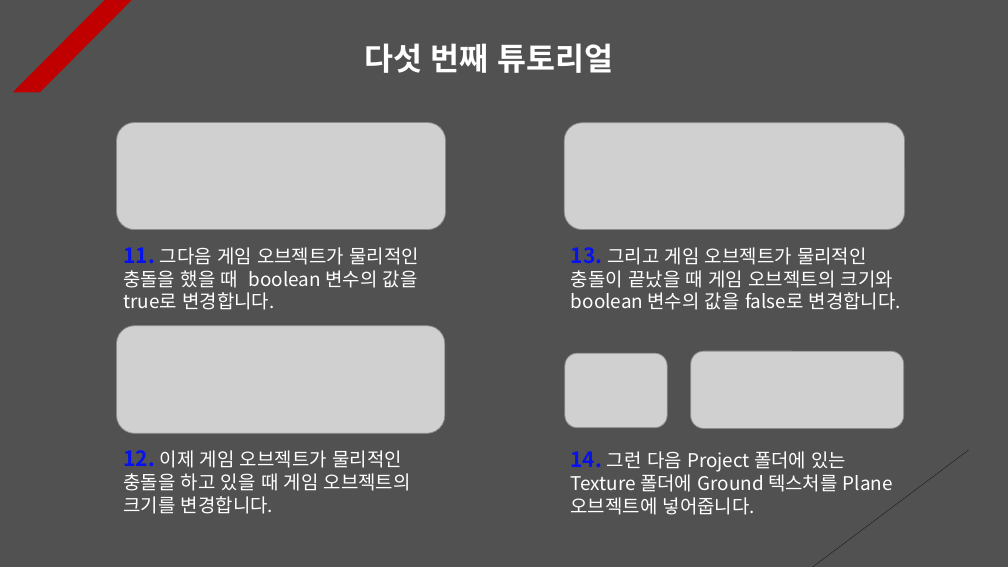
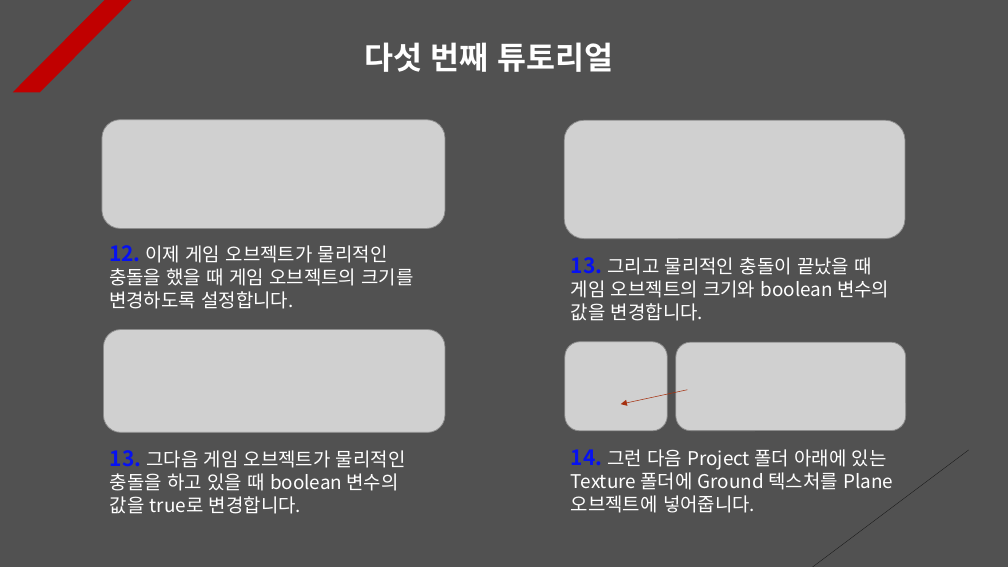
Before and after one commit to Unity2033/3D-UnityEngine, a slide deck: slide 5 of Assets/Class/Collision/PPT Data/Collision Example.pptx. Drawn at 1008x567 pixels with LibreOffice and Linux fonts; fonts in the diff are those of the drawing; grey boxes stand for pictures. Boxes give left, top, right and bottom in pixels: in the first picture for what was removed or moved away, otherwise in the second. Text is boxed around its words. In the diff, an @@ line names an element or a change of style, - is before the commit and + after.

```diff
--- a/Assets/Class/Collision/PPT Data/Collision Example.pptx
+++ b/Assets/Class/Collision/PPT Data/Collision Example.pptx
@@ picture: place and size @@
-picture at (116, 123, 445, 230)
+picture at (102, 119, 445, 228)
@@ picture: place and size @@
-picture at (564, 123, 904, 229)
+picture at (564, 120, 905, 239)
@@ text at (109, 245, 414, 309): text changed @@
-11. 그다음 게임 오브젝트가 물리적인 충돌을 했을 때 boolean 변수의 값을 true로 변경합니다.
+12. 이제 게임 오브젝트가 물리적인 충돌을 했을 때 게임 오브젝트의 크기를 변경하도록 설정합니다.
@@ text at (571, 257, 889, 321): text changed @@
-13. 그리고 게임 오브젝트가 물리적인 충돌이 끝났을 때 게임 오브젝트의 크기와 boolean 변수의 값을 false로 변경합니다.
+13. 그리고 물리적인 충돌이 끝났을 때 게임 오브젝트의 크기와 boolean 변수의 값을 변경합니다.
@@ picture: place and size @@
-picture at (116, 326, 445, 433)
+picture at (104, 330, 445, 433)
@@ picture: place and size @@
-picture at (565, 353, 667, 428)
+picture at (565, 342, 667, 431)
@@ picture: place and size @@
-picture at (691, 352, 904, 429)
+picture at (676, 343, 906, 431)
@@ arrow added from (687, 390) to (621, 405), #A5300F 0.5 pt dashed @@
@@ text at (571, 449, 893, 513): text changed @@
-14. 그런 다음 Project 폴더에 있는 Texture 폴더에 Ground 텍스처를 Plane 오브젝트에 넣어줍니다.
+14. 그런 다음 Project 폴더 아래에 있는 Texture 폴더에 Ground 텍스처를 Plane 오브젝트에 넣어줍니다.
@@ text at (110, 450, 406, 514): text changed @@
-12. 이제 게임 오브젝트가 물리적인 충돌을 하고 있을 때 게임 오브젝트의 크기를 변경합니다.
+13. 그다음 게임 오브젝트가 물리적인 충돌을 하고 있을 때 boolean 변수의 값을 true로 변경합니다.
```
Also in this commit, not shown: 10 other slides changed, 22 other files.
